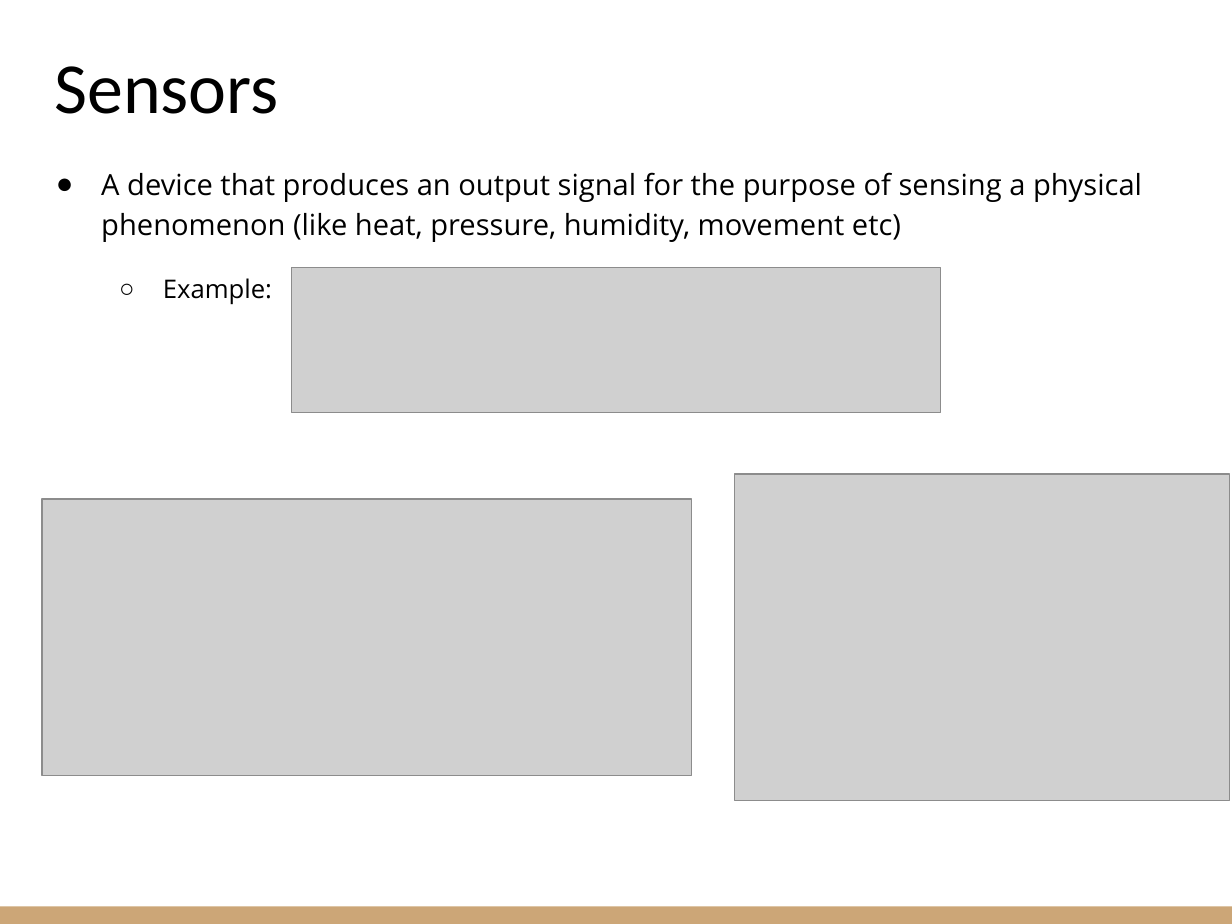
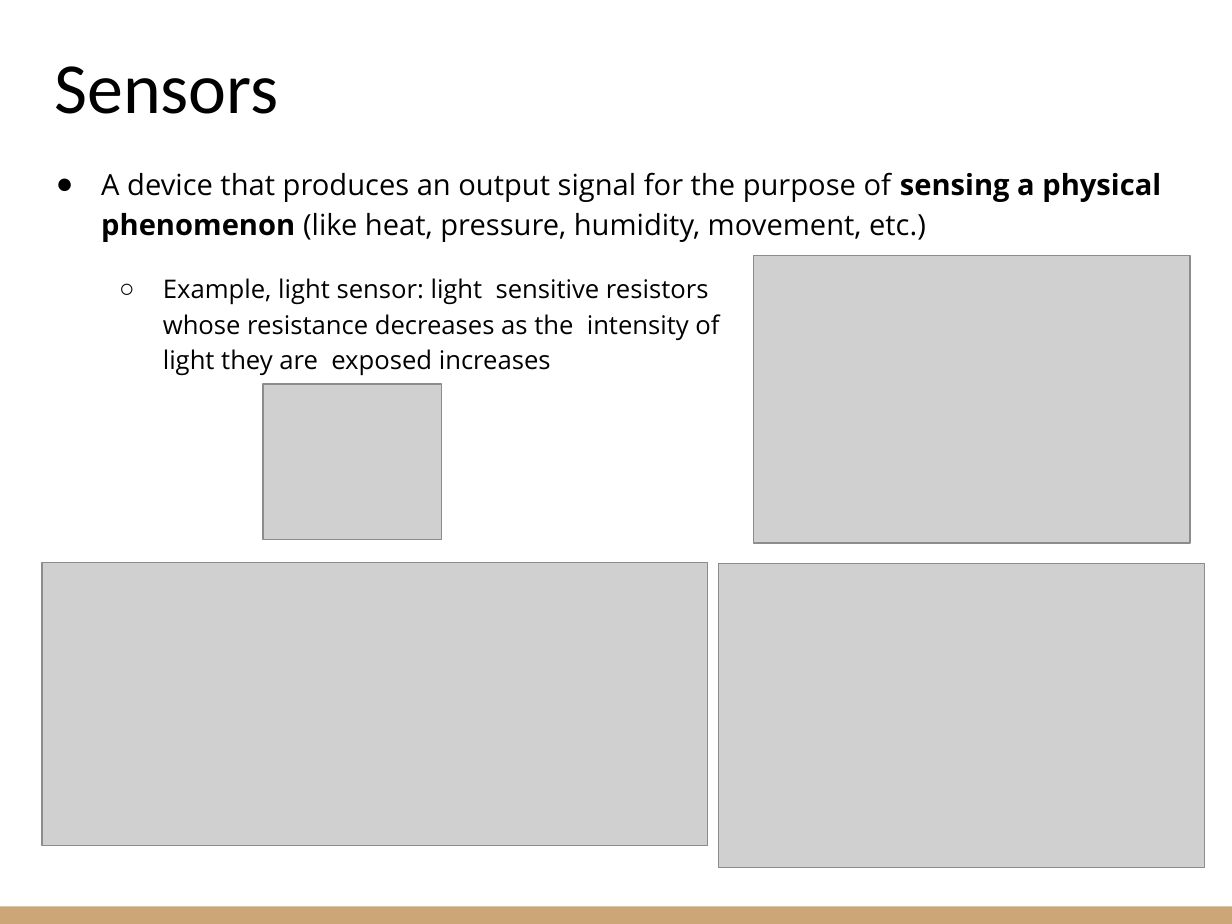
Before and after one commit to riccardoberta/esd, a slide deck: slide 12 of 01 - The Digital Abstraction.pptx (slide 10 before the commit). Drawn at 1232x924 pixels with LibreOffice and Linux fonts; fonts in the diff are those of the drawing; grey boxes stand for pictures. Boxes give left, top, right and bottom in pixels: in the first picture for what was removed or moved away, otherwise in the second. Text is boxed around its words. In the diff, an @@ line names an element or a change of style, - is before the commit and + after.

```diff
--- a/01 - The Digital Abstraction.pptx
+++ b/01 - The Digital Abstraction.pptx
@@ text at (x1=101, y1=172, x2=1161, y2=376): text changed @@
-● A device that produces an output signal for the purpose of sensing a physical phenomenon (like heat, pressure, humidity, movement etc)
-  ○ Example:
+● A device that produces an output signal for the purpose of sensing a physical phenomenon (like heat, pressure, humidity, movement, etc.)
+  ○ Example, light sensor: light sensitive resistors
+    whose resistance decreases as the intensity of
+    light they are exposed increases
@@ picture removed at (x1=291, y1=267, x2=940, y2=413) @@
@@ picture resized from (x1=734, y1=474, x2=1230, y2=801) to (x1=754, y1=255, x2=1190, y2=542) @@
@@ picture added at (x1=264, y1=384, x2=442, y2=541) @@
@@ picture resized from (x1=42, y1=499, x2=691, y2=775) to (x1=42, y1=563, x2=707, y2=846) @@
@@ picture added at (x1=718, y1=563, x2=1205, y2=867) @@
```
Also in this commit, not shown: 11 other slides changed, 2 slides added, 20 other files.
